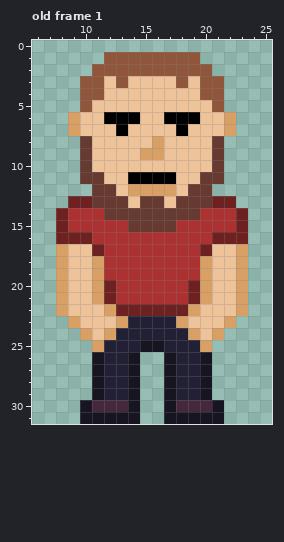
A pixel-art file gets an edit: Plosinofka/Content/plosinofka-guy.ase. Above: the version before the commit.
32x32 pixels, 1 frame. Shown: old frame 1: x 6..25, y 0..31. The commit also changed other frames, which this record leaves out.
After:
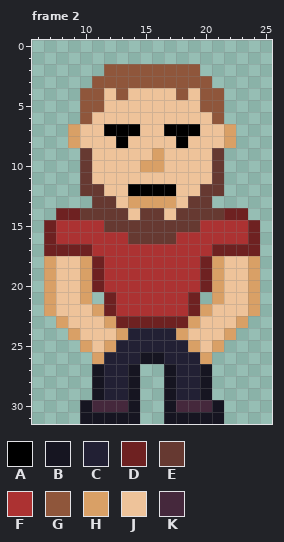
Palette (. is transparent): A #000000  B #161521  C #222034  D #6e2121  E #663931  F #ac3232  G #8f563b  H #d9a066  J #eec39a  K #45283c
A new or re-ordered frame is compared with the old frame closest to it.
What changed:
frames 1 -> 12
Frame 2 is new; against old frame 1, layer "color":
The author changed colour H to colour A in row 12 at x 14 to 17.
The author changed colour J to colour A in row 7 at x 12, 14, 17 and 19; in row 8 at x 13 and 18.
Colour B now appears in row 26 at x 15 to 16.
The author changed colour B to colour C in row 25 at x 15 to 16; in row 26 at x 14 and 17.
Colour D now appears in rows 15 to 17 at x 7 and 24.
The author changed colour C to colour D in row 23 at x 14 to 17.
The author changed colour F to colour D in row 14 at x 9 and 22.
The author changed colour H to colour D in row 17 at x 8 and 23; in rows 18 to 20 at x 11 and 20; in row 22 at x 12 and 19; in row 23 at x 13 and 18.
The author changed colour J to colour D in row 17 at x 9 to 10 and 21 to 22.
Colour E now appears in row 12 at x 10 and 21.
The author changed colour F to colour E in row 14 at x 10 to 11 and 20 to 21; in row 15 at x 12 to 13 and 18 to 19; in row 16 at x 14 to 17.
The author changed colour D to colour F in row 15 at x 8 and 23; in row 16 at x 8 to 10 and 21 to 23; in row 17 at x 11 and 20; in row 20 at x 12 and 19; in row 22 at x 13 to 18.
The author changed colour J to colour G in row 3 at x 12, 14 to 17 and 19; in row 4 at x 13 and 18; in row 5 at x 11 and 20; in row 6 at x 10 and 21.
Colour H now appears in row 8 at x 9 and 22; in rows 18 to 22 at x 7 and 24; in row 23 at x 8 and 23; in row 24 at x 9 and 22; in row 25 at x 10 and 21.
The author changed colour B to colour H in row 26 at x 11 and 20.
The author changed colour C to colour H in row 24 at x 13 and 18; in row 25 at x 12 and 19.
The author changed colour E to colour H in row 13 at x 15 to 16.
The author changed colour J to colour H in row 10 at x 15 to 16; in row 13 at x 14 and 17; in rows 18 to 21 at x 10 and 21; in row 22 at x 11 and 20; in row 23 at x 12 and 19.
The author changed colour A to colour J in row 6 at x 12 to 14 and 17 to 19; in row 11 at x 14 to 17.
The author changed colour E to colour J in row 8 at x 10 and 21; in row 11 at x 11 and 20; in row 12 at x 12 and 19; in row 13 at x 13 and 18; in row 14 at x 14 and 17.
The author changed colour H to colour J in row 8 at x 16; in row 9 at x 15; in rows 18 to 22 at x 8 and 23; in row 23 at x 9 and 22; in row 24 at x 10, 12, 19 and 21; in row 25 at x 11 and 20.
Colour D is gone in row 13 at x 9 to 10 and 21 to 22.
Colour G is gone in row 1 at x 12 to 19; in row 2 at x 11 and 20; in row 3 at x 10 and 21.
Colour H is gone in row 6 at x 9 and 22; in row 21 at x 11 and 20.
